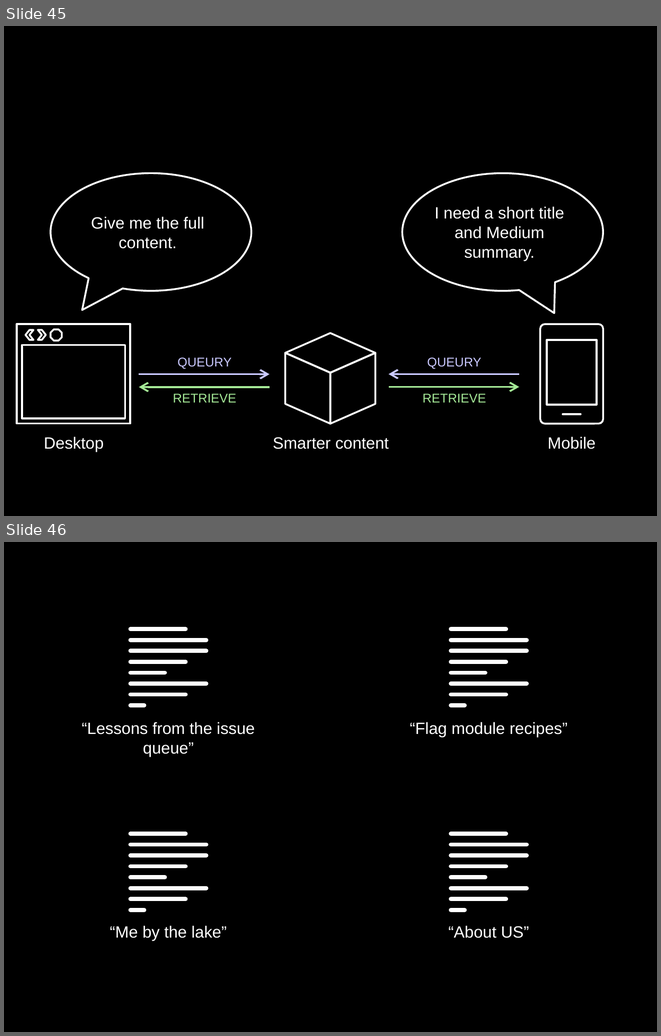
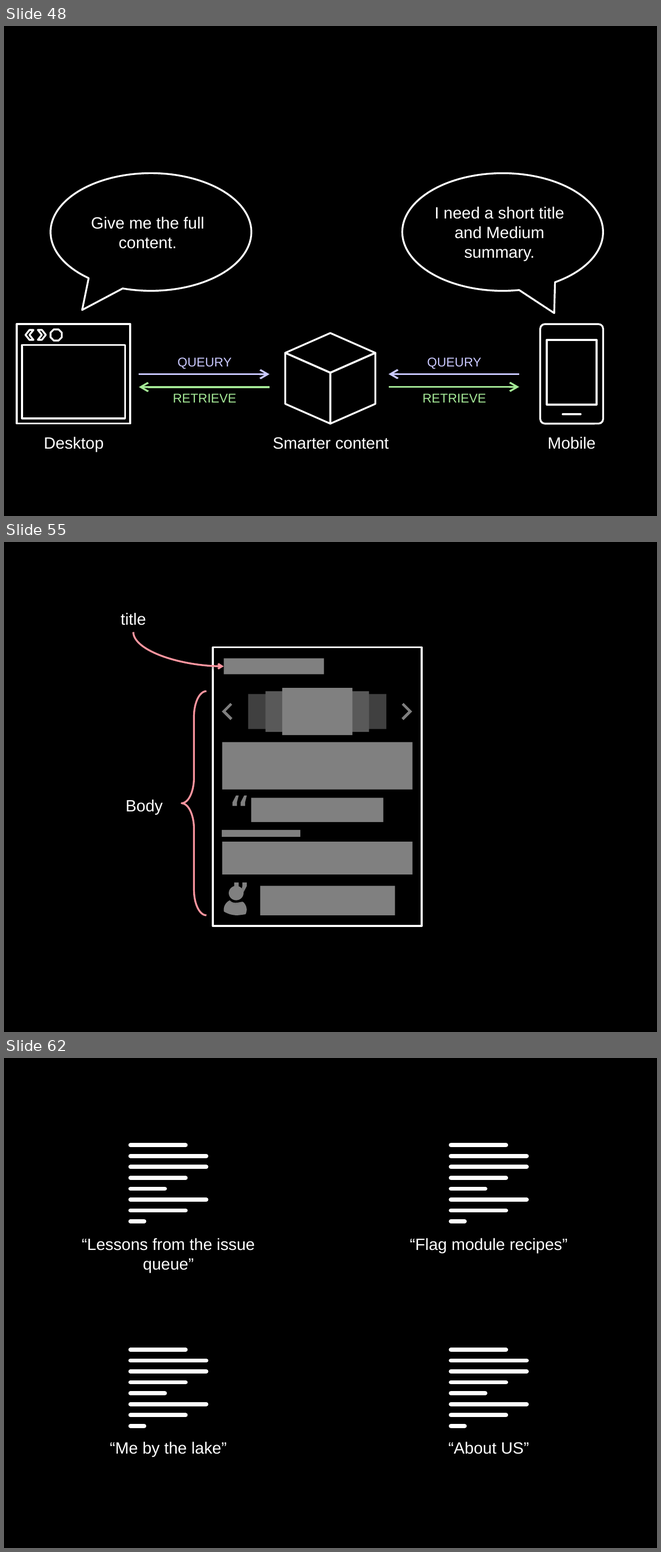
Before and after one commit to socketwench/introToContentTypes, a slide deck: src/introToContentTypes.pptx. Shown one above the other, each under a label of ours: slides 45 and 46 before the commit, slides 48, 55 and 62 after it; the slides between them are not shown. The pictures are 661x1036 and 661x1552 pixels, drawn with LibreOffice and Linux fonts; fonts in the diff are those of the drawing. Boxes give left, top, right and bottom in pixels: in the first picture for what was removed or moved away, otherwise in the second. Text is boxed around its words. In the diff, an @@ line names an element or a change of style, - is before the commit and + after.

```diff
--- a/src/introToContentTypes.pptx
+++ b/src/introToContentTypes.pptx
@@ slide 55 added at (4, 542, 657, 1032), background #000000 @@
@@ text added at (121, 612, 146, 625), 18 pt, text #FFFFFF @@
+title
@@ curved arrow added from (133, 632) to (224, 666), #FB959F 2 pt @@
@@ left brace added at (182, 691, 206, 915), outline #FB959F 2 pt @@
@@ group added at (213, 647, 422, 925): 10 rectangles, 2 corners, 1 text, 1 freeform shape, 1 ellipse @@
+“ ”
@@ text added at (125, 799, 162, 814), 18 pt, text #FFFFFF @@
+Body
@@ what was slide 45 is now slide 48 @@
@@ what was slide 46 is now slide 62 @@
```
Also in this commit, not shown: 15 other slides added, 21 other files.
